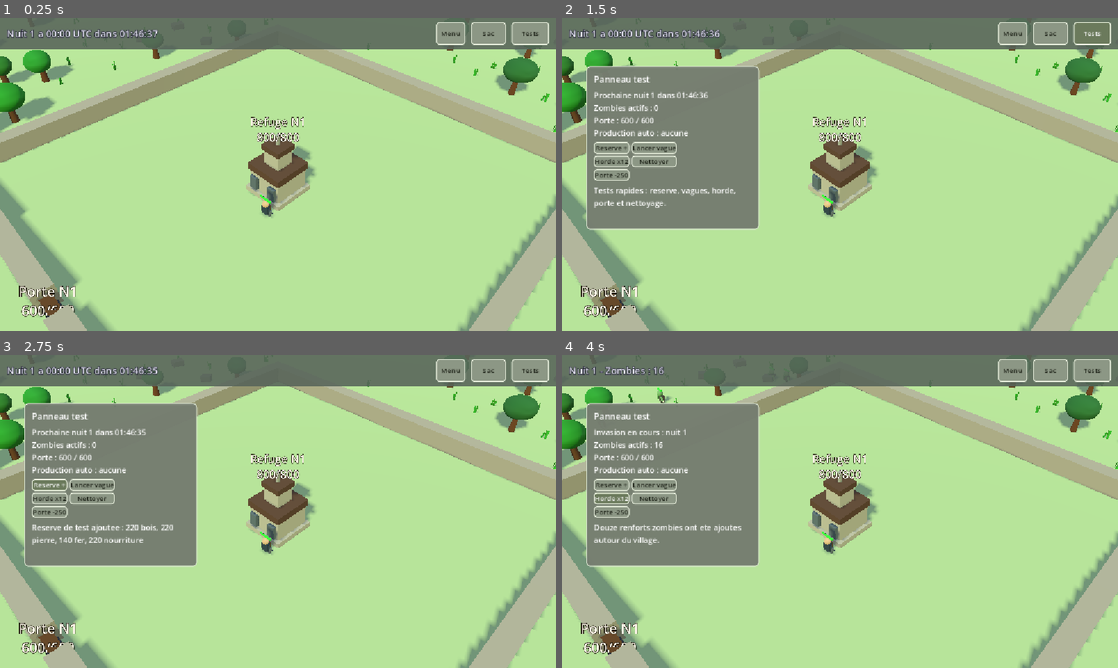
Above: before the commit, frames 1-4 (two rows, left to right).
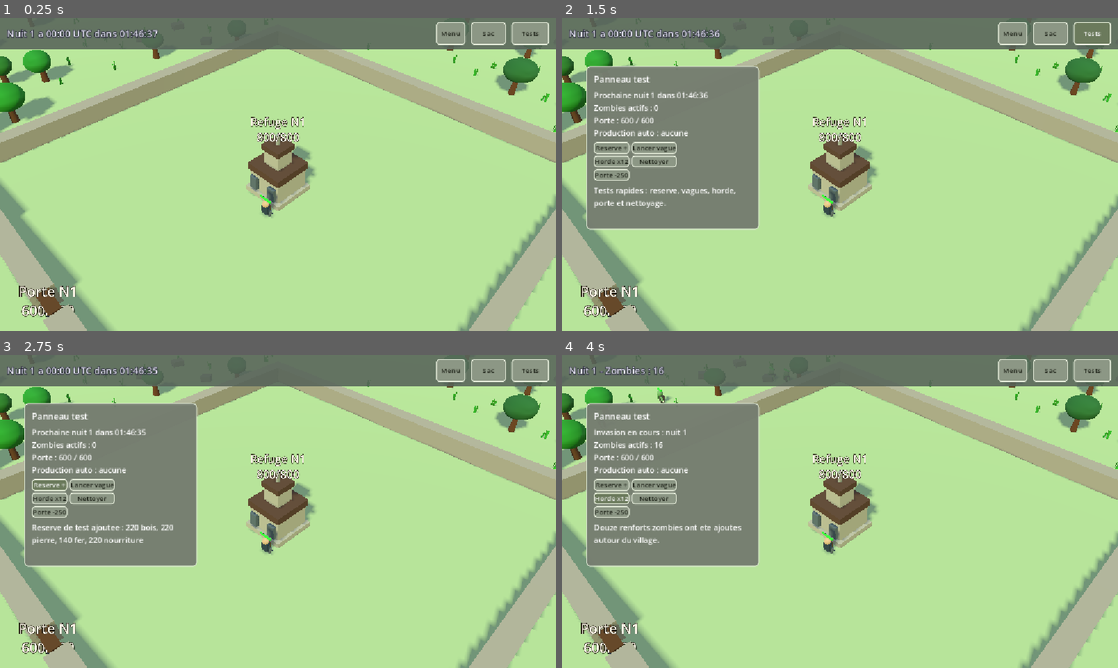
Above: after the commit, the same moments.

Repository: JimmyCousseau/ClashOfZombies
Game: Godot game, scene res://scenes/main.tscn
The game is run twice, just before and just after one commit, with the same random seed, the same clock (stepped at 60 frames per second) and the same inputs.
Inputs:
- Up to frame 1 (0.25 s): no input
- Up to frame 2 (1.5 s): click "Sac" at 0.5 s; click "Tests" at 1.25 s
- Up to frame 3 (2.75 s): click "Reserve +" at 2 s
- Up to frame 4 (4 s): click "Lancer vague" at 2.75 s; click "Horde x12" at 3.5 s

The runs differ from the first frame. In frame 1, 0.2% of the frame differs, in the area x 6-16%, y 86-96%; in frame 2, 0.2%; in frame 3, 0.2%; in frame 4, 0.2%.

Commit message:
Fix door visual

Diff:
--- a/scenes/building_visuals/door_visual.tscn
+++ b/scenes/building_visuals/door_visual.tscn
@@ -1,31 +1,31 @@
-[gd_scene load_steps=4 format=3]
+[gd_scene format=3 uid="uid://cimqgkacbwikv"]
 
 [sub_resource type="StandardMaterial3D" id="mat_wood"]
 albedo_color = Color(0.35, 0.22, 0.1, 1)
 
+[sub_resource type="BoxMesh" id="mesh_door"]
+material = SubResource("mat_wood")
+size = Vector3(1.2, 1, 0.6)
+
 [sub_resource type="StandardMaterial3D" id="mat_metal"]
 albedo_color = Color(0.18, 0.18, 0.2, 1)
+metallic = 0.6
 roughness = 0.3
-metallic = 0.6
-
-[sub_resource type="BoxMesh" id="mesh_door"]
-material = SubResource("mat_wood")
-size = Vector3(1.2, 1.0, 0.6)
 
 [sub_resource type="BoxMesh" id="mesh_base"]
 material = SubResource("mat_metal")
 size = Vector3(1.5, 0.3, 0.8)
 
-[node name="DoorVisual" type="Node3D"]
+[node name="DoorVisual" type="Node3D" unique_id=2131770235]
 
-[node name="Base" type="MeshInstance3D" parent="."]
+[node name="Door" type="MeshInstance3D" parent="." unique_id=1573662403]
+transform = Transform3D(1.1808796, 0, 0, 0, 1.4204012, 0, 0, 0, 1, 0, 0.70832, 0)
+mesh = SubResource("mesh_door")
+
+[node name="Latch" type="MeshInstance3D" parent="." unique_id=1855578536]
+transform = Transform3D(-2.3312727e-09, 0, -0.1875, 0, 0.5, 0, 0.0533333, 0, -8.195885e-09, -0.15284157, 0.65, 0.34577972)
 mesh = SubResource("mesh_base")
-transform = Transform3D(1, 0, 0, 0, 1, 0, 0, 0, 1, 0, 0.15, 0)
 
-[node name="Door" type="MeshInstance3D" parent="."]
-mesh = SubResource("mesh_door")
-transform = Transform3D(1, 0, 0, 0, 1, 0, 0, 0, 1, 0, 0.65, 0)
-
-[node name="Latch" type="MeshInstance3D" parent="."]
+[node name="Latch2" type="MeshInstance3D" parent="." unique_id=309997420]
+transform = Transform3D(-2.3312727e-09, 0, -0.1875, 0, 0.5, 0, 0.0533333, 0, -8.195885e-09, 0.15435785, 0.65, 0.34577972)
 mesh = SubResource("mesh_base")
-transform = Transform3D(0.0533333, 0, 0, 0, 0.5, 0, 0, 0, 0.1875, 0.65, 0.65, 0)
